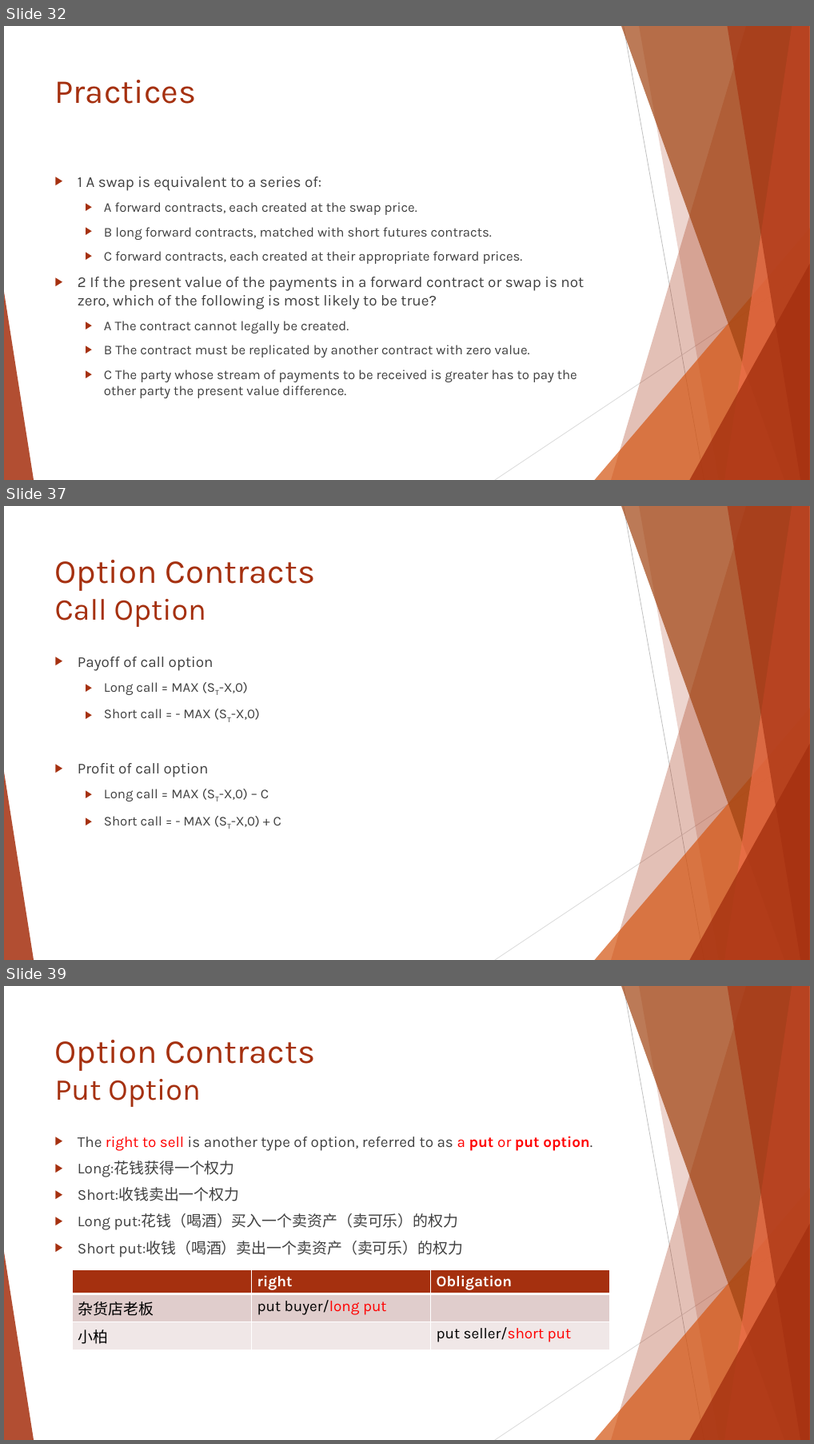
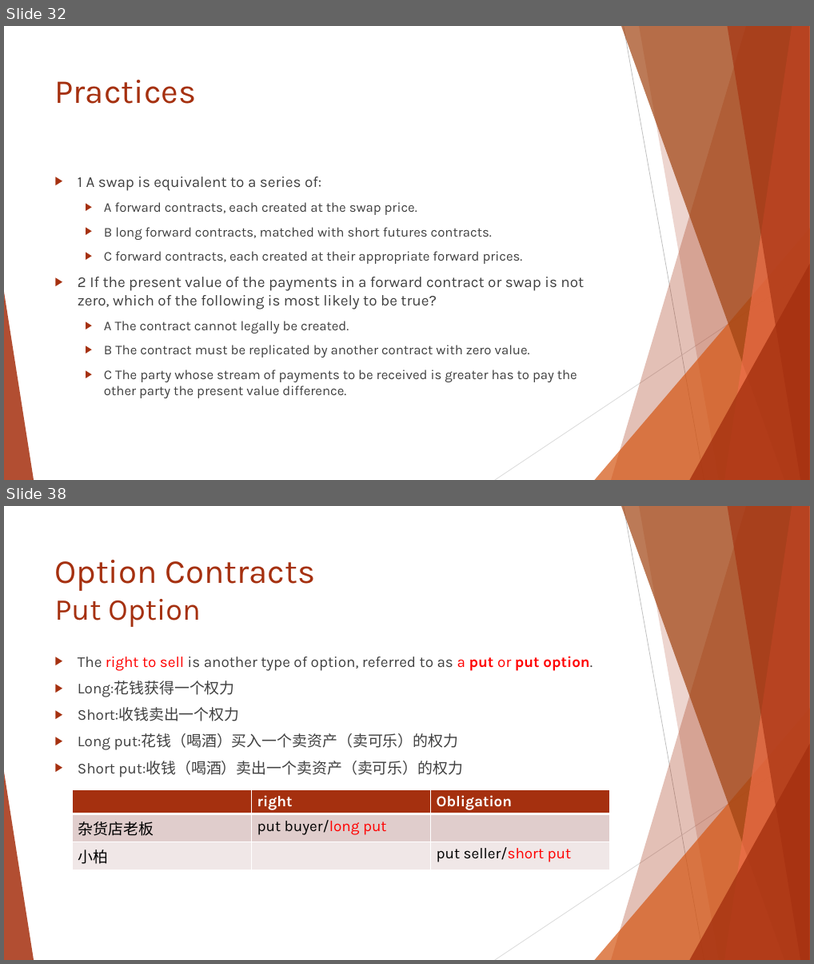
Before and after one commit to Isco0530/data, a slide deck: Reading 46.pptx. Shown one above the other, each under a label of ours: slides 32, 37 and 39 before the commit, slides 32 and 38 after it; the slides between them are not shown. The pictures are 814x1444 and 814x964 pixels, drawn with LibreOffice and Linux fonts; fonts in the diff are those of the drawing. Boxes give left, top, right and bottom in pixels: in the first picture for what was removed or moved away, otherwise in the second. Text is boxed around its words. In the diff, an @@ line names an element or a change of style, - is before the commit and + after.

```diff
--- a/Reading 46.pptx
+++ b/Reading 46.pptx
@@ slide 37 removed at (4,506,810,960), background #FFFFFF; not listed: 10 template elements that a slide beside it also shows @@
@@ title removed at (55,560,315,627) @@
-Option Contracts
-Call Option
@@ text removed at (78,656,282,827) @@
-▶ Payoff of call option
-  ▶ Long call = MAX (ST-X,0)
-  ▶ Short call = - MAX (ST-X,0)
-▶ Profit of call option
-  ▶ Long call = MAX (ST-X,0) – C
-  ▶ Short call = - MAX (ST-X,0) + C
@@ what was slide 39 is now slide 38 @@
```
Also in this commit, not shown: 3 slides changed, 2 slides added, 2 other slides removed.
